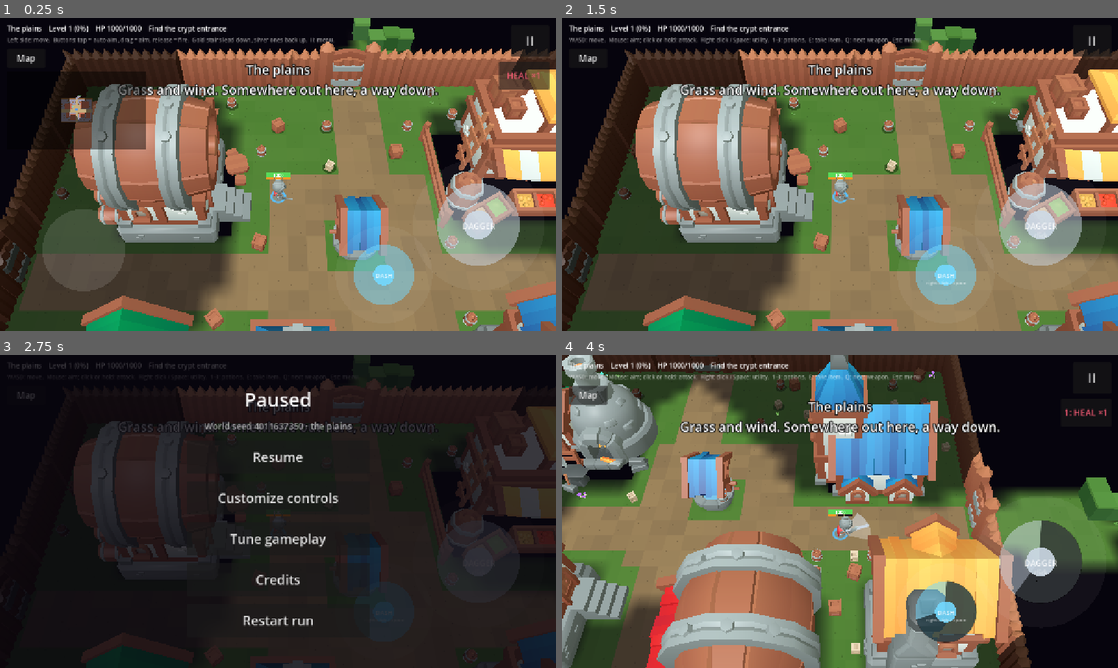
Above: before the commit, frames 1-4 (two rows, left to right).
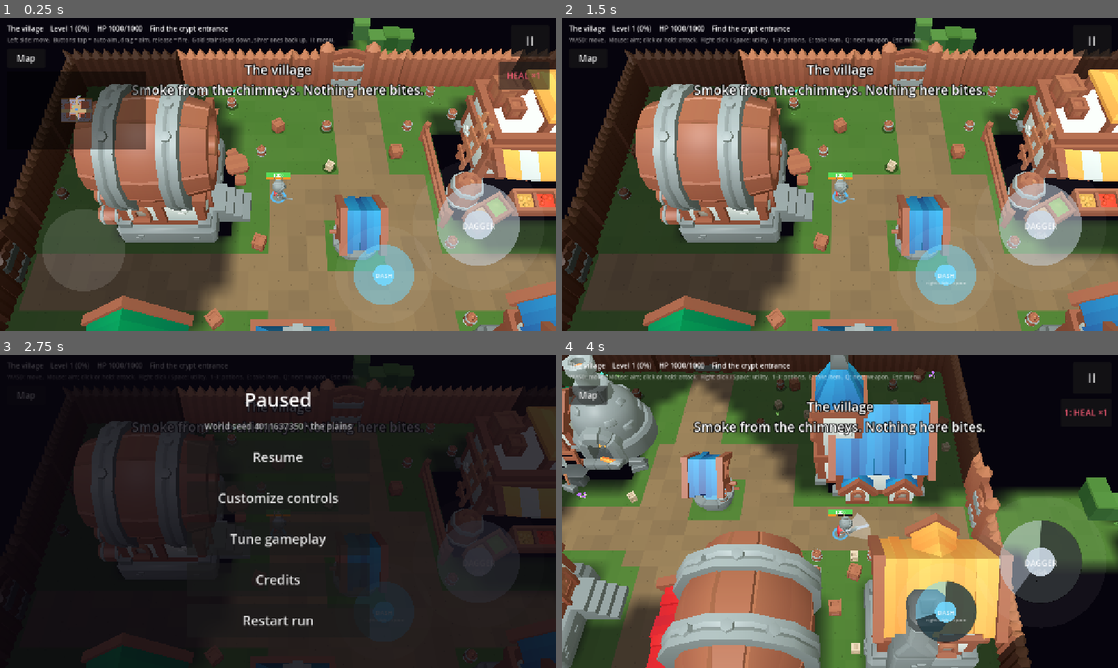
Above: after the commit, the same moments.

Repository: Zenb0t/toto
Game: Godot game, scene res://scenes/main.tscn
The game is run twice, just before and just after one commit, with the same random seed, the same clock (stepped at 60 frames per second) and the same inputs.
Inputs (mouse positions are in pixels of both pictures, inside the frame that each line leads up to):
- Up to frame 1 (0.25 s): no input
- Up to frame 2 (1.5 s): click "Map" at 0.5 s; click "1: HEAL ×1" at 1.25 s
- Up to frame 3 (2.75 s): click "II" at 2 s
- Up to frame 4 (4 s): click "Restart run" at 2.75 s; tap Enter at 3.5 s; move the mouse to (962, 495) at 3.52 s; press the mouse at (962, 495) at 3.53 s; hold D (move_right) from 3.53 s (still down); tap Space at 3.77 s

The runs differ from the first frame. In frame 1, 2.4% of the frame differs, in the area x 3-79%, y 2-26%; in frame 2, 2.5%; in frame 3, 0.7%; in frame 4, 2.4%.

Commit message:
Name the village in the HUD and banner; document it (#40)
Place.at names where the hero is (the village inside the palisade, else the branch); crossing a gate
shows the banner again. Tests for the stage's explored village and the Tune → World village knobs.
design.md and README.md describe the village, its lots, letters, fallbacks and art.

Closes #40

Co-Authored-By: Claude Sonnet 5.5 <noreply@anthropic.com>
Claude-Session: https://claude.ai/code/session_01FyLf6w2MkwJej5GPFKSkEM

Diff:
--- a/scripts/main.gd
+++ b/scripts/main.gd
@@ -60,6 +60,8 @@
 var _sight_update_left := 0.0
 ## Where the player last looked from; sight is only worked out again when this or a door changes.
 var _sight_origin := DungeonMap.NO_CELL
+## The name of the place the banner last showed ("village", "plains"...), to notice crossing a gate.
+var _shown_place := ""
 var _offered_drop: ItemDrop  ## The dropped item the player is standing on, if any.
 ## How long the mouse button has been held on a weapon that charges.
 var _mouse_held_seconds := 0.0
@@ -122,6 +124,7 @@
 	_attack_button.set_cooldown_ratio(_player.attack_cooldown_ratio())
 	_utility_button.set_cooldown_ratio(_player.utility_cooldown_ratio())
 	_track_player_room()
+	_track_place()
 
 
 # --- Building and leaving a map -----------------------------------------------------------------
@@ -822,7 +825,9 @@
 
 ## Names the branch and greets the player, like Dungeon Crawl on arriving somewhere new.
 func _greet() -> void:
-	_arrival.text = "The %s\n%s" % [_branch().display_name, _branch().greeting]
+	var place := _place()
+	_shown_place = place.name
+	_arrival.text = "The %s\n%s" % [place.name, place.greeting]
 	_arrival.modulate.a = 1.0
 	if _arrival_fade != null:
 		_arrival_fade.kill()
@@ -831,6 +836,18 @@
 	_arrival_fade.tween_property(_arrival, "modulate:a", 0.0, ARRIVAL_FADE_SECONDS)
 
 
+## Where the hero stands: the village inside the palisade, else the branch (see Place).
+func _place() -> Place:
+	return Place.at(_branch(), _stage.map, DungeonView.world_to_cell(_player.global_position))
+
+
+## Crossing a gate names the new place: on the banner, and in the HUD.
+func _track_place() -> void:
+	if _in_play and _place().name != _shown_place:
+		_greet()
+		_refresh_hud()
+
+
 ## The branch this map is in (see Branch).
 func _branch() -> Branch:
 	return _stage.spec.branch()
@@ -841,7 +858,7 @@
 		return
 	var leads_out := _run.destination(WorldLayout.Exit.STAIRS_DOWN).leaves_world()
 	var goal := "Find the way out" if leads_out else "Find the stairs down"
-	var place := "The %s" % _branch().display_name
+	var place := "The %s" % _place().name
 	if _branch().outdoors:
 		goal = "Find the crypt entrance"
 	else:
--- /dev/null
+++ b/scripts/run/place.gd
@@ -0,0 +1,24 @@
+class_name Place
+extends RefCounted
+## Where the hero is, as the HUD and the arrival banner name it: "the village" while inside the palisade, otherwise
+## the map's own branch ("the plains", "the Lair"...). Pure.
+
+const VILLAGE_GREETING := "Smoke from the chimneys. Nothing here bites."
+
+var name: String
+var greeting: String
+## Whether this is the village rather than the branch the map is in.
+var is_village := false
+
+
+func _init(place_name: String, place_greeting: String, in_village := false) -> void:
+	name = place_name
+	greeting = place_greeting
+	is_village = in_village
+
+
+## The place a cell of a map is in, on a map of a branch.
+static func at(branch: Branch, map: DungeonMap, cell: Vector2i) -> Place:
+	if map.is_in_village(cell):
+		return Place.new("village", VILLAGE_GREETING, true)
+	return Place.new(branch.display_name, branch.greeting)
--- a/tests/unit/test_game_tuning.gd
+++ b/tests/unit/test_game_tuning.gd
@@ -256,3 +256,28 @@
 	assert_true(recipe.width is int)
 	assert_almost_eq(recipe.grove_share, 0.25, 0.0001)
 	assert_eq(DungeonMapParser.new().parse(QuadrantGenerator.new().generate(recipe, 1)).size.x, 120)
+
+
+func test_the_village_knobs_are_in_tune_world_and_default_to_36_by_28_with_15_percent_props_at_scale_six() -> void:
+	var tuning := GameTuning.create()
+	var in_world := {}
+	for each in tuning.params():
+		if each.group == GameTuning.WORLD_GROUP:
+			in_world[each.key] = each
+
+	for field in ["village_width", "village_height", "village_prop_share", "building_scale"]:
+		assert_true(in_world.has(GameTuning.key("plains", field)), field)
+	var defaults := GameTuning.plains_recipe(tuning)
+	assert_eq(defaults.village_size(), Vector2i(36, 28))
+	assert_almost_eq(defaults.village_prop_share, 0.15, 0.0001)
+	assert_almost_eq(defaults.building_scale, 6.0, 0.0001)
+
+
+func test_a_tuned_village_size_makes_a_bigger_village_in_the_next_plains() -> void:
+	var tuning := GameTuning.create()
+	tuning.set_value(GameTuning.key("plains", "village_width"), 44)
+	tuning.set_value(GameTuning.key("plains", "village_height"), 34)
+
+	var map := DungeonMapParser.new().parse(QuadrantGenerator.new().generate(GameTuning.plains_recipe(tuning), 2))
+
+	assert_eq(map.village.area.size, Vector2i(44, 34))
--- /dev/null
+++ b/tests/unit/test_map_stage.gd
@@ -0,0 +1,29 @@
+extends GutTest
+## A map's stage starts out knowing what the hero knows from the start: a village is home, so all of it is explored.
+
+
+func _plains_stage(world_seed: int) -> MapStage:
+	return autofree(MapStage.new(WorldLayout.spec(world_seed, WorldLayout.PLAINS_ID)))
+
+
+func test_a_new_run_starts_by_the_inn_with_the_whole_village_already_explored() -> void:
+	for world_seed in 4:
+		var stage := _plains_stage(world_seed)
+		var arrival := WorldLayout.arrival_cell(stage.map, WorldLayout.Spot.START)
+
+		var step := (arrival - stage.map.village.inn_doorstep).abs()
+		assert_eq(step.x + step.y, 1, "the hero starts right by the inn's doorstep, world %d" % world_seed)
+		for cell in stage.map.village.cells():
+			assert_true(stage.exploration.is_seen(cell), "world %d cell %s" % [world_seed, cell])
+
+
+func test_the_plains_outside_the_village_are_not_explored_yet() -> void:
+	var stage := _plains_stage(1)
+
+	assert_false(stage.exploration.is_seen(stage.map.village.area.position - Vector2i(3, 3)))
+
+
+func test_a_dungeon_floor_starts_unexplored() -> void:
+	var stage: MapStage = autofree(MapStage.new(WorldLayout.spec(1, WorldLayout.floor_id(1))))
+
+	assert_eq(stage.exploration.seen_cells().size(), 0)
--- /dev/null
+++ b/tests/unit/test_place.gd
@@ -0,0 +1,36 @@
+extends GutTest
+## The HUD and the arrival banner name the village while the hero is inside it, and the plains outside.
+
+var _map: DungeonMap
+
+
+func before_each() -> void:
+	var recipe := QuadrantRecipe.plains()
+	_map = DungeonMapParser.new().parse(QuadrantGenerator.new().generate(recipe, 4))
+
+
+func test_inside_the_palisade_the_place_is_the_village() -> void:
+	var place := Place.at(Branch.plains(), _map, _map.player_spawn)
+
+	assert_eq(place.name, "village")
+	assert_true(place.is_village)
+	assert_ne(place.greeting, "")
+
+
+func test_on_the_gate_cells_the_hero_is_still_in_the_village() -> void:
+	assert_eq(Place.at(Branch.plains(), _map, _map.village.gates[0]).name, "village")
+
+
+func test_outside_the_palisade_the_place_is_the_plains() -> void:
+	var outside := _map.village.area.position - Vector2i(1, 1)
+
+	var place := Place.at(Branch.plains(), _map, outside)
+
+	assert_eq(place.name, "plains")
+	assert_false(place.is_village)
+
+
+func test_a_map_without_a_village_is_named_after_its_branch() -> void:
+	var floor_map := DungeonMapParser.new().parse("#####\n#P..#\n#####")
+
+	assert_eq(Place.at(Branch.for_floor(2), floor_map, Vector2i(2, 1)).name, Branch.for_floor(2).display_name)
Not shown, added: scripts/run/place.gd.uid
Not shown, added: tests/unit/test_map_stage.gd.uid
Not shown, added: tests/unit/test_place.gd.uid
Not shown, changed: README.md
Not shown, changed: docs/design.md
